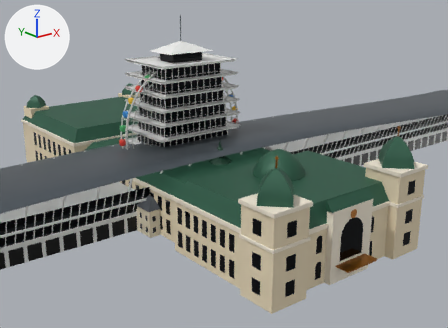
The glTF model godot/models/landmarks.glb as it was, and as the next commit left it.
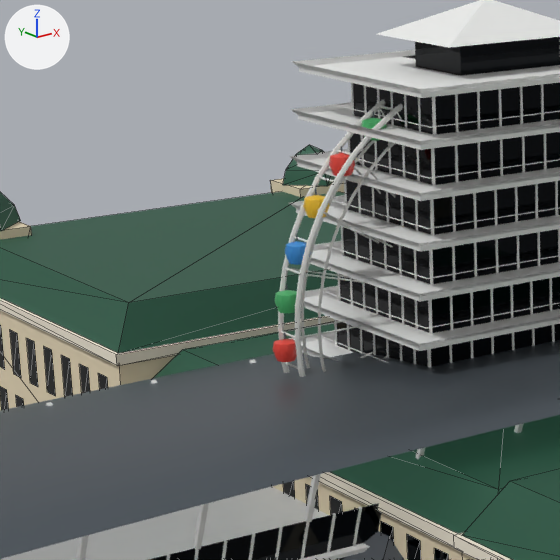
Each version appears first whole from a 50 mm camera at (-123.5, -178.1, 80.8) aimed at (7.6, -14.2, 15.2), and next in a close-up on the part from 9% to 45% of the width and 13% to 62% of the height. Every picture has the same lights, and +X, +Y and +Z are marked at upper left. The last two pictures show the newer version. The close-ups show mesh edges as thin lines.

In view in the first close-up: 'Casino', 'FerrisWheel', 'IndyPagoda', 'PszczynaCastle', 'SilverstoneWing'.
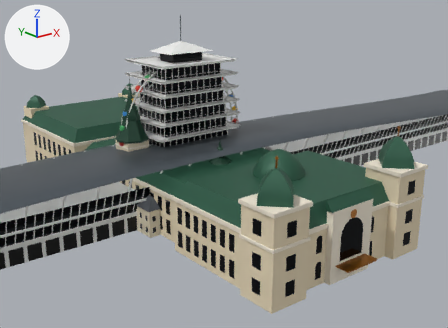
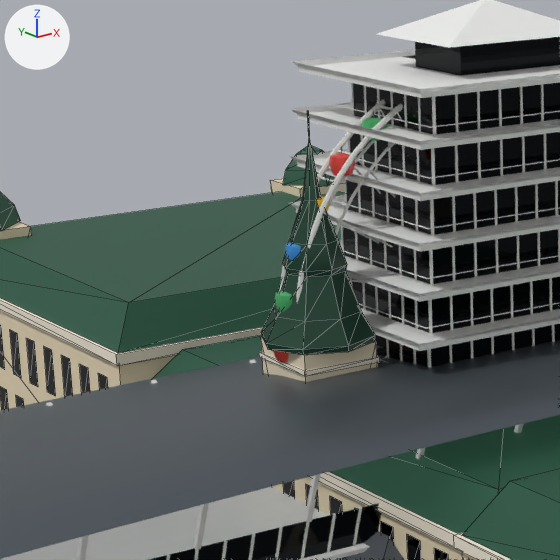
Location of each change, (x1, y1, x2, y2) in pixels of the close-ups (560 x 560 px):
'WilamowiceChurch', added (green)
    after: (259, 111, 380, 382)
    faces in mat_copper: (261, 138, 375, 355)
    faces in mat_plaster: (259, 337, 380, 382)

Diff of the bpy script that builds the scene:
```diff
--- a/godot/models/landmarks.glb.py
+++ b/godot/models/landmarks.glb.py
@@ me_wilamowicechurch @@
+me_wilamowicechurch.from_pydata(...)  # 348 vertices, 341 faces; spans x -26.5..25.3, y -11.9..11.9, z 0.0..48.4
+# faces by material slot: [24, 36, 104, 57, 12, 76, 32]
+me_wilamowicechurch.materials.append(mat_white)
+me_wilamowicechurch.materials.append(mat_glass)
+me_wilamowicechurch.materials.append(mat_copper)
+me_wilamowicechurch.materials.append(mat_slate)
+me_wilamowicechurch.materials.append(mat_gold)
+me_wilamowicechurch.materials.append(mat_plaster)
+me_wilamowicechurch.materials.append(mat_roof)
@@ ob_wilamowicechurch @@
+ob_wilamowicechurch = bpy.data.objects.new('WilamowiceChurch', me_wilamowicechurch)
+ob_wilamowicechurch.location = (0.0, 0.0, 0.0)
```
